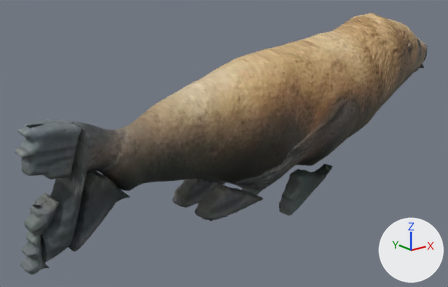
The glTF model public/aqua/models/fish/steller_sea_lion.glb: old version first, new version second.
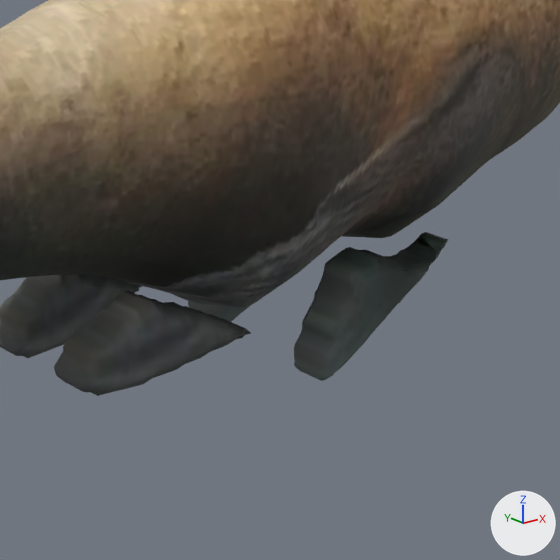
There are two pictures of each version: one whole from a 50 mm camera at (6140.914, -1.726, 0.629) aimed at (6142.357, 0.078, -0.093), one close up on the part from 39% to 83% of the width and 29% to 97% of the height. The axes (+X, +Y, +Z) are drawn at lower right. The lights are the same throughout. The last two pictures show the newer version. Vertices at exactly the same position are counted once.

Names of what the first close-up shows: 'steller_sea_lion'.
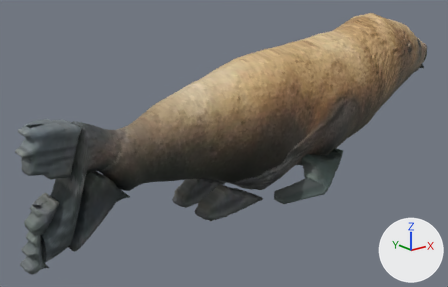
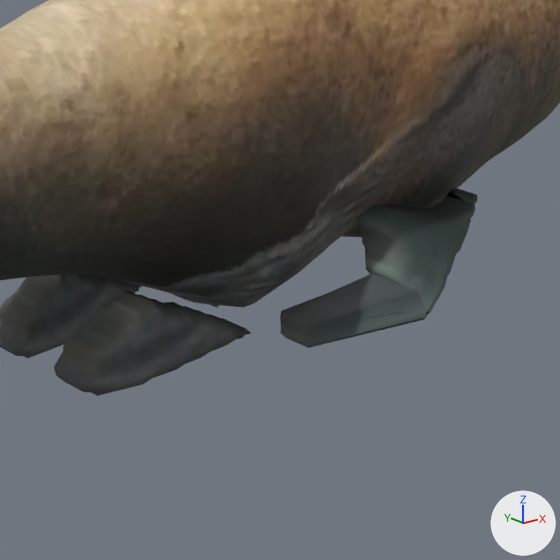
The edits, one by one:
me_steller_sea_lion is used by ob_steller_sea_lion; location (0.0, 0.0, 0.0).
me_steller_sea_lion had 2949 vertices, 5900 faces and spanned x 6141.5..6143.5, y -0.21..0.21, z -0.37..0.37.
me_steller_sea_lion now has 2949 vertices, 5900 faces and spans x 6141.5..6143.5, y -0.32..0.32, z -0.33..0.37.
me_steller_sea_lion part 1: 296 of 2949 vertices moved; they spanned x 6142.5..6142.76, y -0.15..0.15, z -0.37..-0.21 and now span x 6142.49..6142.75, y -0.32..0.32, z -0.32..-0.13; mean shift (-0.01, 0.0, 0.1); largest move (6142.52, 0.09, -0.37) -> (6142.51, 0.27, -0.22).

Boxes [x1, y1, x2, y2] around the edits, measured in the close-ups (560 x 560 px; the box of a moved part takes in the faces that stretch with it):
part 1 of me_steller_sea_lion, moved or reshaped
    before: [188, 232, 448, 381]
    after: [209, 188, 477, 348]
